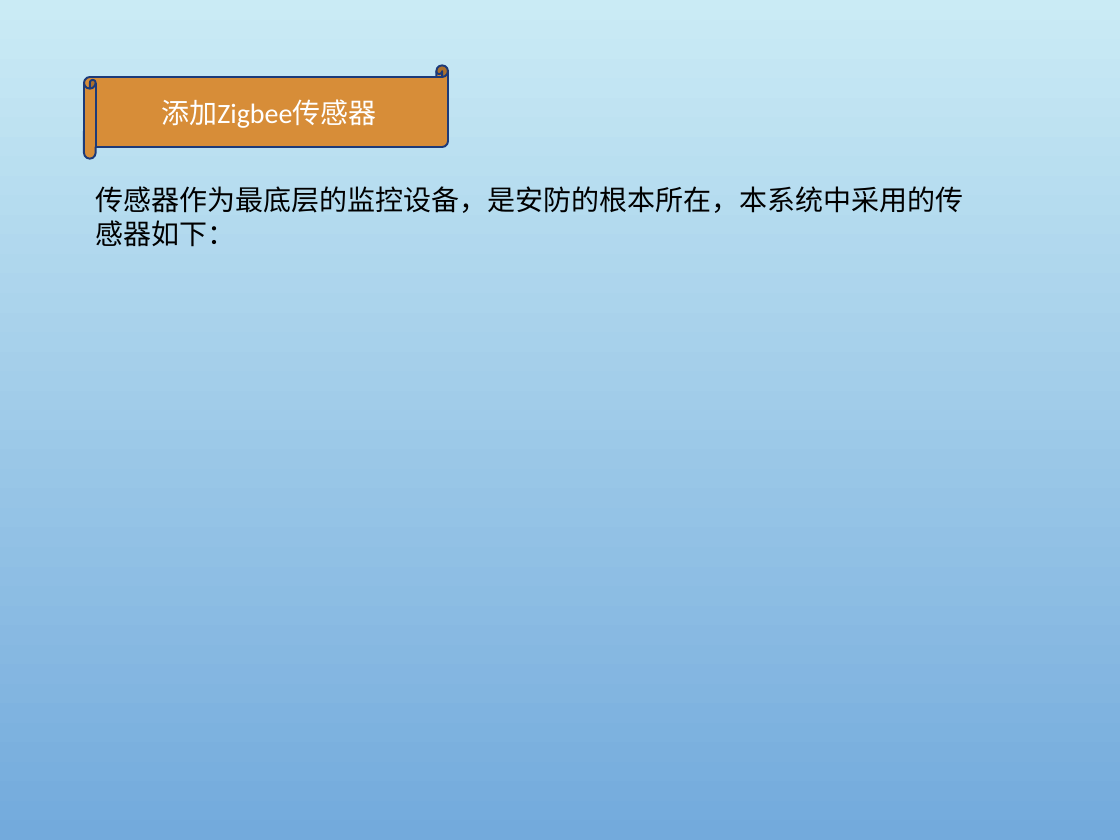
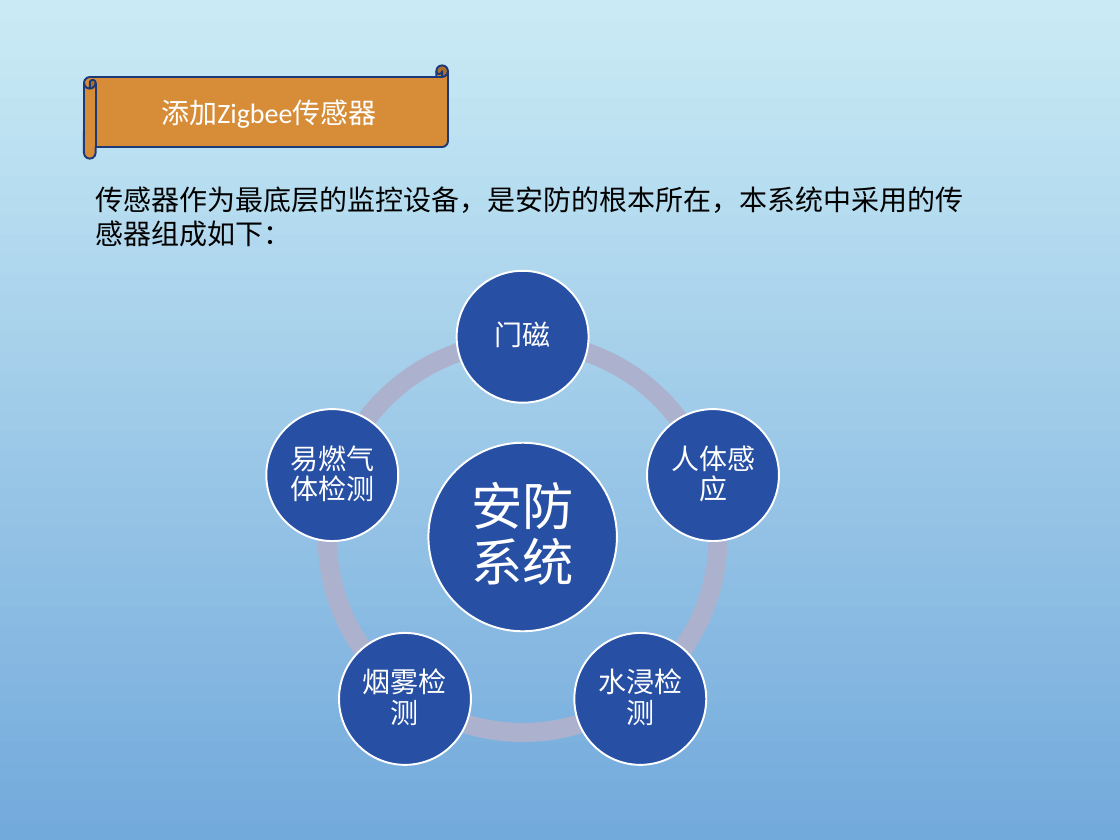
Before and after one commit to zhengjianghu/biye, a slide deck: slide 30 of diploma project/毕设.pptx. Drawn at 1120x840 pixels with LibreOffice and Linux fonts; fonts in the diff are those of the drawing; background and template pictures are left out. Boxes give left, top, right and bottom in pixels: in the first picture for what was removed or moved away, otherwise in the second. Text is boxed around its words. In the diff, an @@ line names an element or a change of style, - is before the commit and + after.

```diff
--- a/diploma project/毕设.pptx
+++ b/diploma project/毕设.pptx
@@ text at (x1=95, y1=186, x2=963, y2=247): text changed @@
-传感器作为最底层的监控设备，是安防的根本所在，本系统中采用的传感器如下：
+传感器作为最底层的监控设备，是安防的根本所在，本系统中采用的传感器组成如下：
@@ group added at (x1=267, y1=271, x2=780, y2=765): 6 ellipses, 6 texts, 5 arch (boxed as its full ring)s @@
+安防系统
+门磁
+人体感应
+水浸检测
+烟雾检测
+易燃气体检测
```
Also in this commit, not shown: 6 other slides changed, 2 slides added, 4 slides removed, 3 other files.
